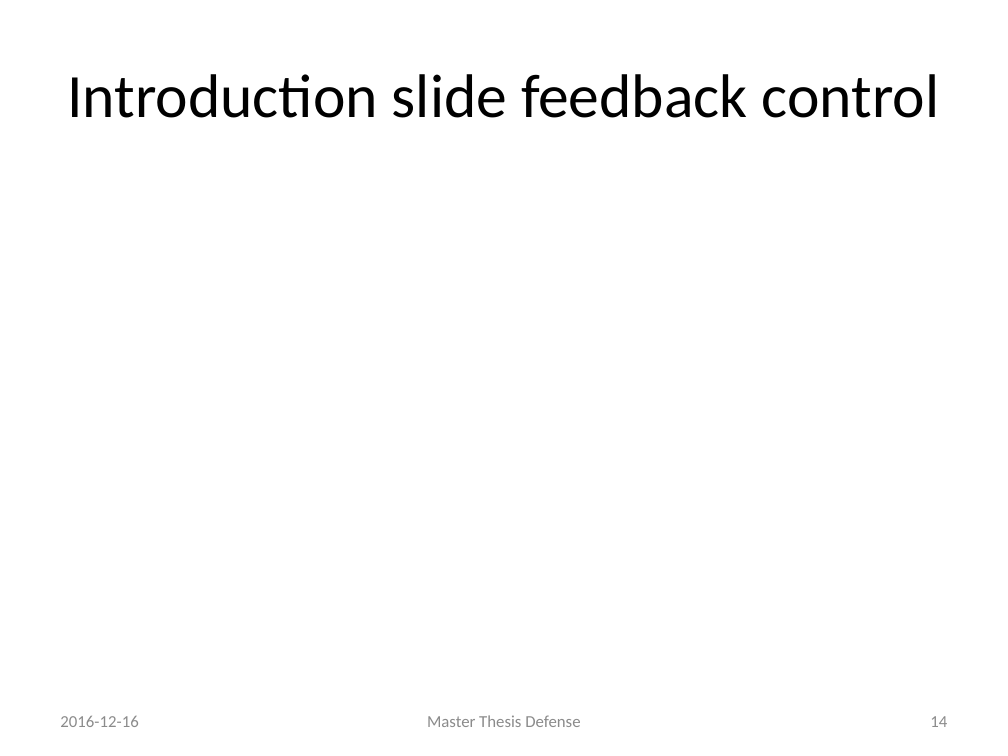
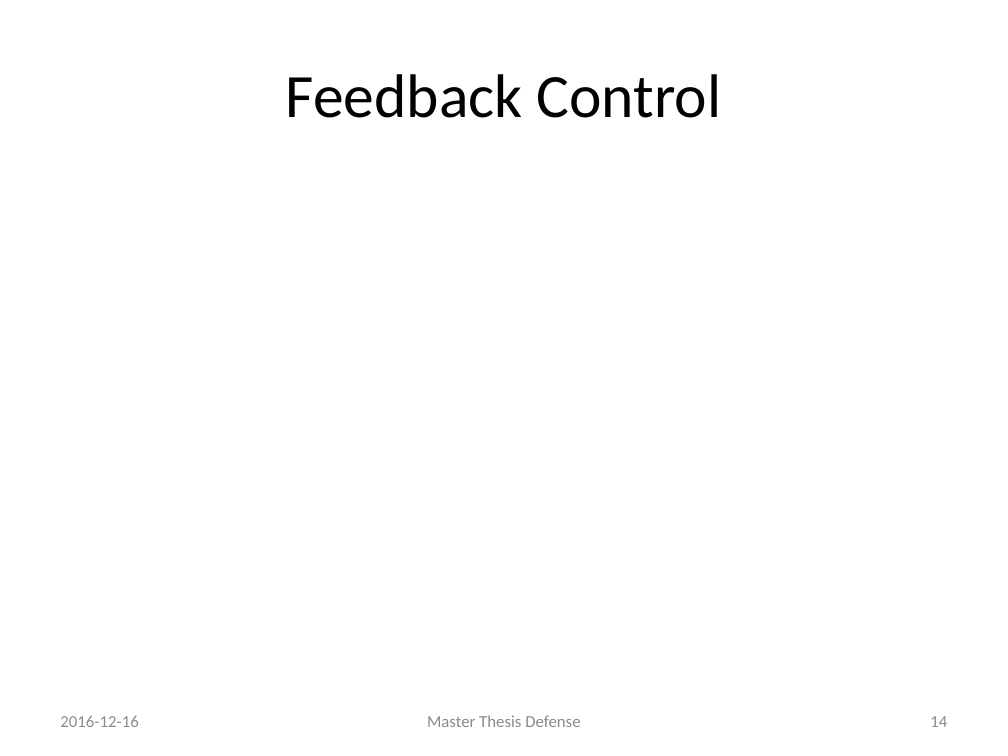
Before and after one commit to rvanheest/Thesis-Feedback-Control-Report-and-Presentation, a slide deck: slide 15 of presentation/Presentation.pptx. Drawn at 1008x756 pixels with LibreOffice and Linux fonts; fonts in the diff are those of the drawing. Boxes give left, top, right and bottom in pixels: in the first picture for what was removed or moved away, otherwise in the second. Text is boxed around its words. In the diff, an @@ line names an element or a change of style, - is before the commit and + after.

```diff
--- a/presentation/Presentation.pptx
+++ b/presentation/Presentation.pptx
@@ title at bbox=[286, 74, 722, 118]: text changed @@
-Introduction slide feedback control
+Feedback Control
```
Also in this commit, not shown: 7 other slides changed, 3 slides added, 3 slides removed, 4 other files.
